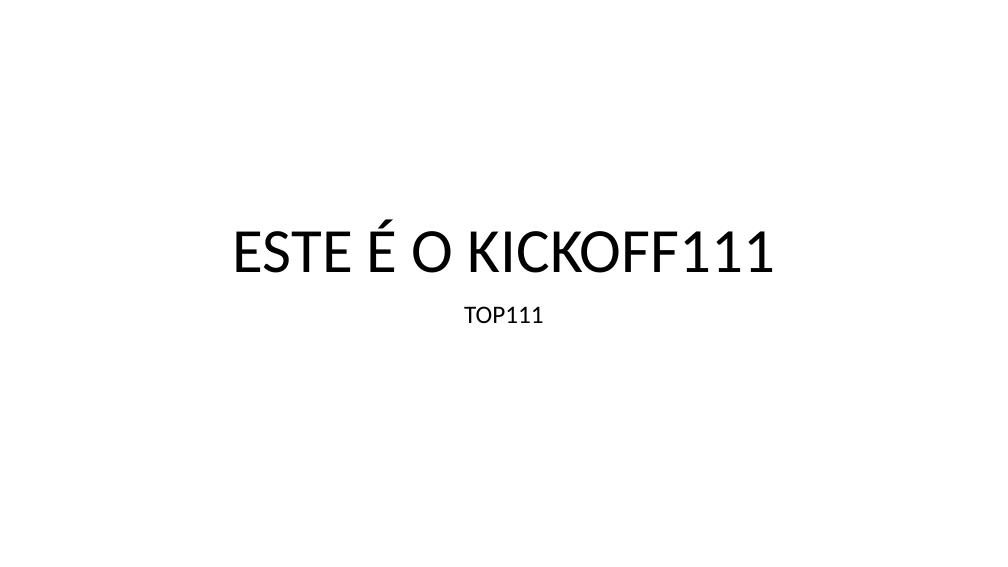
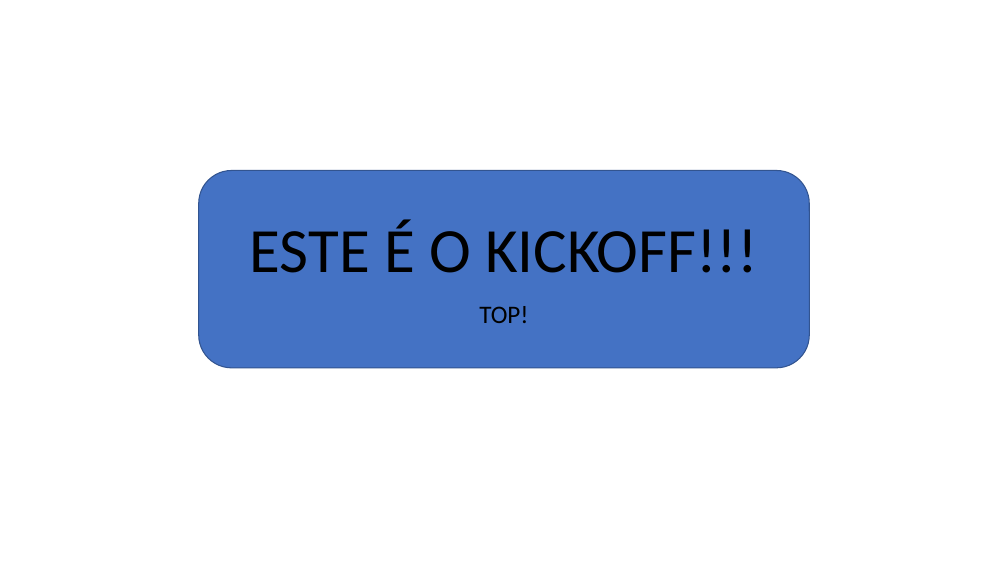
Before and after one commit to gabrielprevi/2TDSPF-exemploGIT-2024, a slide deck: slide 1 of PastaDocumento/Kickoff.pptx. Drawn at 1008x567 pixels with LibreOffice and Linux fonts; fonts in the diff are those of the drawing. Boxes give left, top, right and bottom in pixels: in the first picture for what was removed or moved away, otherwise in the second. Text is boxed around its words. In the diff, an @@ line names an element or a change of style, - is before the commit and + after.

Commit message:
Versao 2 do Kickoff, fundo azul.

```diff
--- a/PastaDocumento/Kickoff.pptx
+++ b/PastaDocumento/Kickoff.pptx
@@ rounded rectangle added at bbox=[199, 171, 810, 368], fill #4472C4, outline #325491 1 pt @@
@@ title at bbox=[250, 220, 758, 273]: text changed @@
-ESTE É O KICKOFF111
+ESTE É O KICKOFF!!!
@@ subtitle at bbox=[479, 306, 528, 323]: text changed @@
-TOP111
+TOP!
```
